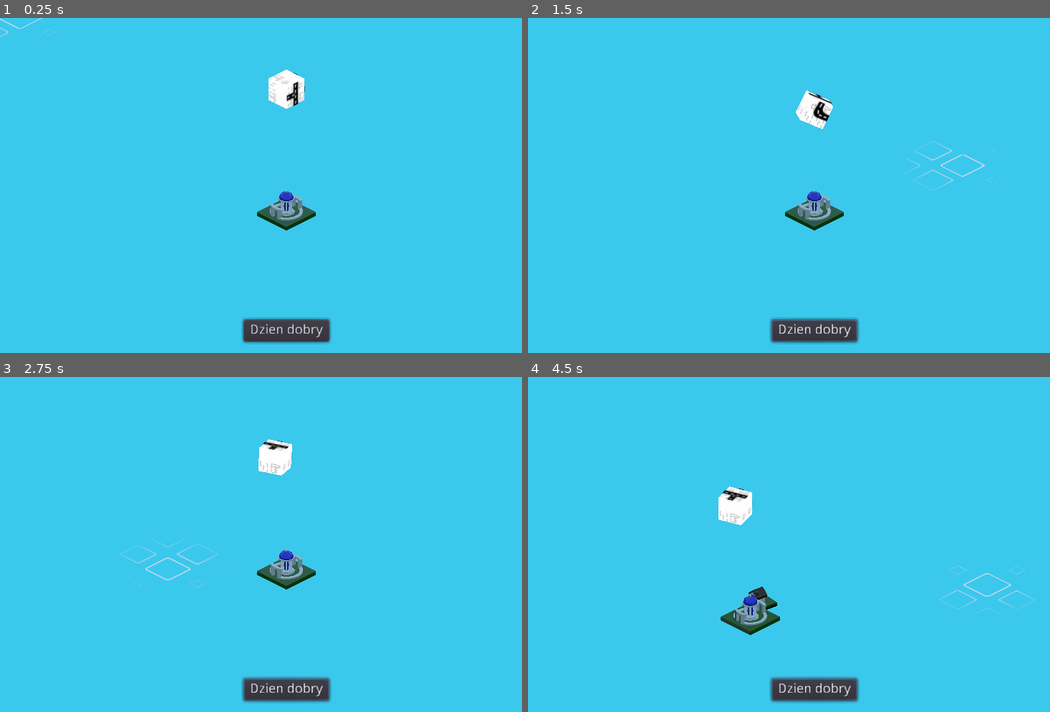
Above: before the commit, frames 1-4 (two rows, left to right).
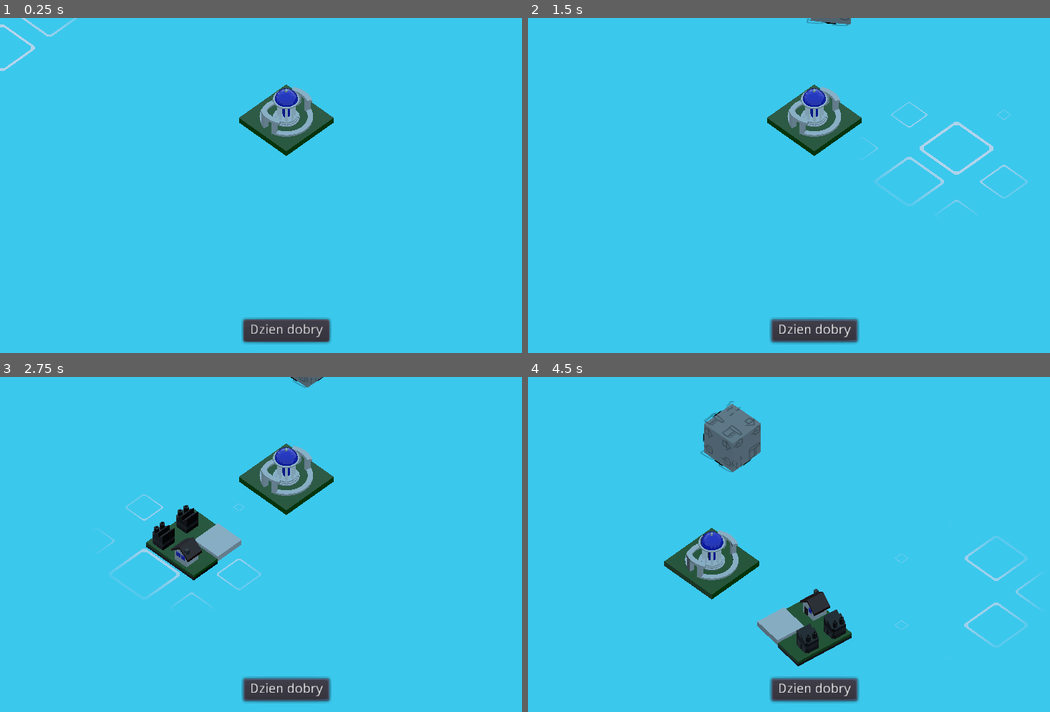
Above: after the commit, the same moments.

Repository: RudyMis/roll-the-dice
Game: Godot game, scene res://scenes/grid.tscn
Same seed, same stepped clock (60 frames per second), same inputs: the game is played once before the commit and once after it.
Inputs (mouse positions are in pixels of both pictures, inside the frame that each line leads up to):
- Up to frame 1 (0.25 s): no input
- Up to frame 2 (1.5 s): click "Dzien dobry" at 0.5 s; move the mouse to (940, 168) at 1.27 s; press the mouse at (940, 168) at 1.28 s; hold Right (right) from 1.28 s (still down)
- Up to frame 3 (2.75 s): move the mouse to (172, 561) at 2.02 s; release Right (right) at 2.03 s; release the mouse at (172, 561) at 2.03 s; hold Left (left) from 2.03 s (still down); click (172, 561) at 2.1 s
- Up to frame 4 (4.5 s): move the mouse to (872, 470) at 2.77 s; release Left (left) at 2.78 s; hold Right mouse button (mouse_right) 2.78-3.53 s; hold Right (right) 2.78-4.28 s; click (872, 470) at 3.05 s; move the mouse to (783, 611) at 3.52 s; click (783, 611) at 3.6 s; move the mouse to (987, 594) at 4.27 s; press the mouse at (987, 594) at 4.28 s; hold Left (left) from 4.28 s (still down)

The runs differ from the first frame. In frame 1, 3.4% of the frame differs, in the area x 0-64%, y 0-64%; in frame 2, 3.8%; in frame 3, 5.8%; in frame 4, 8.0%, in the area x 26-99%, y 7-87%.

Commit message:
new-dice | coś grywalnego

Diff:
--- a/DiceGuard.gd
+++ /dev/null
@@ -1,27 +0,0 @@
-extends RayCast
-
-signal rolled
-#
-#export (NodePath) var np_dice
-#onready var dice = get_node(np_dice)
-#
-#var last_pos = translation
-#var stop = true
-#
-#func _process(_delta):
-#	translation = dice.translation
-#	var collider = get_collider()
-#	var pos = translation
-#	if collider != null:
-#		if pos.distance_squared_to(last_pos) < 1e-8:
-#			if stop == false:
-##				var colliding = 7 - int(collider.get_name()[5])
-##				print("Wyrzucono: " + String(colliding))
-#				stop = true
-#
-#				# TODO: Choose correct side and pass it into this function
-#				# It needs side node (with 3d sprites)
-#				emit_signal("rolled", SideGenerator.side_to_tile(null))
-#		else:
-#			stop = false
-#	last_pos = pos
--- a/autoload/side_generator.gd
+++ b/autoload/side_generator.gd
@@ -1,7 +1,7 @@
 extends Node
 
 var ps_side = preload("res://scenes/dice/side.tscn")
-var all_types = ["factory", "house", "tree", "water"]
+var all_types = ["factory", "house", "field", "water"]
 var all_dividers = ["road"]
 var divider_chance = 0.5
 var field_directory = "res://scenes/tiles/"
@@ -64,7 +64,6 @@
 	return side
 
 func side_to_tile(side):
-	# TODO: Create tile from side data
 	return load("res://scenes/tiles/house.tscn").instance()
 
 func _ready():
--- a/scenes/DiceController.gd
+++ b/scenes/DiceController.gd
@@ -46,9 +46,9 @@
 	print("Thrown: " + String(colliding))
 	rolling = false
 	timer.stop()
-	# TODO: Choose correct side and pass it into this function
-	# It needs side node (with 3d sprites)
-	emit_signal("rolled", SideGenerator.side_to_tile(null))
+	var side = dice.get_side(str(colliding - 1))
+	print(side)
+	emit_signal("rolled", side.duplicate())
 
 
 func _on_StartLock_timeout():
--- a/scenes/DiceController.tscn
+++ b/scenes/DiceController.tscn
@@ -16,6 +16,7 @@
 [node name="Dice" parent="." instance=ExtResource( 3 )]
 transform = Transform( 1, 0, 0, 0, 1, 0, 0, 0, 1, 0, 2, 0 )
 physics_material_override = SubResource( 3 )
+toss_force = 0.6
 
 [node name="DiceGuard" parent="." instance=ExtResource( 2 )]
 transform = Transform( 0.707107, -0.183239, 0.682952, 0, 0.96584, 0.259139, -0.707107, -0.183239, 0.682952, -63.8958, 108.466, 152.658 )
--- a/scenes/DiceGuard.tscn
+++ b/scenes/DiceGuard.tscn
@@ -1,6 +1,4 @@
-[gd_scene load_steps=2 format=2]
-
-[ext_resource path="res://DiceGuard.gd" type="Script" id=1]
+[gd_scene format=2]
 
 [node name="DiceGuard" type="RayCast"]
 cast_to = Vector3( 0, -4, 0 )
@@ -9,4 +7,3 @@
 collide_with_bodies = false
 debug_shape_custom_color = Color( 1, 0, 0, 1 )
 debug_shape_thickness = 4
-script = ExtResource( 1 )
--- a/scenes/TileAdder.gd
+++ b/scenes/TileAdder.gd
@@ -12,8 +12,8 @@
 onready var start_transform = transform
 
 onready var move_tween = $MoveTween
-
 onready var rotate_tween = $RotateTween
+onready var nice_grid = $nice_grid
 
 func _ready():
 	tiles.append( Vector2(0, 0) )
@@ -47,7 +47,7 @@
 		target_transform.origin = current_tile.transform.origin
 		current_tile.transform = start_transform.interpolate_with(target_transform, weight)
 
-func _input(event):
+func _input(_event):
 	if Input.is_action_just_pressed("left") and current_tile:
 		start_transform = current_tile.transform
 		target_transform = target_transform.rotated(Vector3.UP, -PI / 2)
@@ -69,6 +69,8 @@
 			current_tile.translation = pos
 			tiles.append(Vector2(pos.x, pos.z))
 			current_tile = null
+			if nice_grid:
+				nice_grid.enable_main_tile()
 
 func _process(_delta):
 	var pos = approved_position()
@@ -88,6 +90,8 @@
 	if current_tile != null:
 		print("Rolled before we placed previous tile")
 		return
+	if nice_grid:
+		nice_grid.disable_main_tile()
 	current_tile = tile
 	add_child(current_tile)
 	tile.into_tile()
--- a/scenes/camera.gd
+++ b/scenes/camera.gd
@@ -17,7 +17,7 @@
 func _on_roll_pressed():
 	var dice = dice_controller.get_node("Dice")
 	if dice and dice.is_class("Dice"):
-		var dice_target_position = viewport_to_map(get_viewport().size * Vector2(0.5, 0.5))
+		var dice_target_position = viewport_to_map(get_viewport().size * Vector2(0.5, 0.75))
 
 		if dice_target_position:
 			dice_controller.roll(Vector3.UP + (dice_target_position - dice.transform.origin) / 10)
--- a/scenes/camera.tscn
+++ b/scenes/camera.tscn
@@ -19,9 +19,9 @@
 custom_constants/margin_bottom = 20
 
 [node name="Button" type="Button" parent="CanvasLayer/MarginContainer"]
-margin_left = 467.0
+margin_left = 435.0
 margin_top = 540.0
-margin_right = 556.0
+margin_right = 589.0
 margin_bottom = 580.0
 rect_min_size = Vector2( 40, 40 )
 size_flags_horizontal = 4
--- a/scenes/dice/dice.gd
+++ b/scenes/dice/dice.gd
@@ -18,6 +18,12 @@
 	apply_central_impulse(impulse)
 	apply_torque_impulse(rot)
 
+func get_side(nr: String):
+	var side = $visual_sides.get_node(nr)
+	if side.get_child_count() > 0:
+		return side.get_children()[0]
+	return null
+
 func _ready():
 	for side in $visual_sides.get_children():
 		var new_side = SideGenerator.create_side()
--- a/scenes/dice/dice.tscn
+++ b/scenes/dice/dice.tscn
@@ -1,13 +1,10 @@
-[gd_scene load_steps=7 format=2]
+[gd_scene load_steps=6 format=2]
 
 [ext_resource path="res://assets/models/cube_template.obj" type="ArrayMesh" id=1]
 [ext_resource path="res://scenes/dice/dice.gd" type="Script" id=2]
 
 [sub_resource type="PhysicsMaterial" id=3]
 bounce = 0.2
-
-[sub_resource type="SpatialMaterial" id=6]
-flags_unshaded = true
 
 [sub_resource type="ConvexPolygonShape" id=5]
 points = PoolVector3Array( 1, 1, 1, 1, 1, -1, -1, 1, 1, 1, -1, 1, 1, -1, -1, -1, 1, -1, -1, -1, 1, -1, -1, -1 )
@@ -23,7 +20,7 @@
 [node name="Cube" type="MeshInstance" parent="."]
 transform = Transform( 0.3, 0, 0, 0, 0.3, 0, 0, 0, 0.3, 0, 0, 0 )
 mesh = ExtResource( 1 )
-material/0 = SubResource( 6 )
+material/0 = null
 
 [node name="CollisionShape" type="CollisionShape" parent="."]
 transform = Transform( 0.3, 0, 0, 0, 0.3, 0, 0, 0, 0.3, 0, 0, 0 )
@@ -90,16 +87,16 @@
 transform = Transform( 0.5, 0, 0, 0, -2.18557e-08, -0.5, 0, 0.5, -2.18557e-08, 0, 0, 0.21 )
 
 [node name="1" type="Spatial" parent="visual_sides"]
-transform = Transform( -2.18557e-08, -0.5, 0, 0.5, -2.18557e-08, 0, 0, 0, 0.5, -0.21, 0, 0 )
+transform = Transform( -2.18557e-08, 0.5, 0, -0.5, -2.18557e-08, 0, 0, 0, 0.5, 0.21, 0, 2.98023e-08 )
 
 [node name="2" type="Spatial" parent="visual_sides"]
+transform = Transform( -0.5, 4.37114e-08, 0, -4.37114e-08, -0.5, 0, 0, 0, 0.5, 0, -0.21, 0 )
+
+[node name="3" type="Spatial" parent="visual_sides"]
 transform = Transform( 0.5, 0, 0, 0, 0.5, 0, 0, 0, 0.5, 0, 0.21, 2.98023e-08 )
 
-[node name="3" type="Spatial" parent="visual_sides"]
-transform = Transform( -0.5, 4.37114e-08, 0, -4.37114e-08, -0.5, 0, 0, 0, 0.5, 0, -0.21, 0 )
-
 [node name="4" type="Spatial" parent="visual_sides"]
-transform = Transform( -2.18557e-08, 0.5, 0, -0.5, -2.18557e-08, 0, 0, 0, 0.5, 0.21, 0, 2.98023e-08 )
+transform = Transform( -2.18557e-08, -0.5, 0, 0.5, -2.18557e-08, 0, 0, 0, 0.5, -0.21, 0, 0 )
 
 [node name="5" type="Spatial" parent="visual_sides"]
 transform = Transform( 0.5, 0, 0, 0, -2.18557e-08, 0.5, 0, -0.5, -2.18557e-08, 0, 0, -0.21 )
--- a/scenes/dice/side.gd
+++ b/scenes/dice/side.gd
@@ -6,5 +6,11 @@
 		field.transform = node.transform
 		add_child(field)
 
+func into_tile():
+	for child in get_children():
+		if not child is Tile:
+			continue
+		child.into_tile()
+
 func _ready():
 	pass # Replace with function body.
--- a/scenes/dice/side.tscn
+++ b/scenes/dice/side.tscn
@@ -10,10 +10,10 @@
 [node name="0" type="Spatial" parent="dummies"]
 
 [node name="1" type="Spatial" parent="dummies"]
-transform = Transform( 1, 0, 0, 0, 1, 0, 0, 0, 1, 0, 0, -0.4 )
+transform = Transform( 1, 0, 0, 0, 1, 0, 0, 0, 1, 0, 0, -0.5 )
 
 [node name="2" type="Spatial" parent="dummies"]
-transform = Transform( 1, 0, 0, 0, 1, 0, 0, 0, 1, 0.4, 0, -0.4 )
+transform = Transform( 1, 0, 0, 0, 1, 0, 0, 0, 1, 0.5, 0, -0.5 )
 
 [node name="3" type="Spatial" parent="dummies"]
-transform = Transform( 1, 0, 0, 0, 1, 0, 0, 0, 1, 0.4, 0, 0 )
+transform = Transform( 1, 0, 0, 0, 1, 0, 0, 0, 1, 0.5, 0, 0 )
--- a/scenes/grid.tscn
+++ b/scenes/grid.tscn
@@ -1,19 +1,18 @@
-[gd_scene load_steps=7 format=2]
+[gd_scene load_steps=6 format=2]
 
 [ext_resource path="res://scenes/DiceController.tscn" type="PackedScene" id=1]
 [ext_resource path="res://scenes/tiles/oracle.tscn" type="PackedScene" id=2]
 [ext_resource path="res://scenes/camera.tscn" type="PackedScene" id=3]
 [ext_resource path="res://scenes/TileAdder.gd" type="Script" id=4]
 [ext_resource path="res://scenes/nice_grid.tscn" type="PackedScene" id=7]
-[ext_resource path="res://scenes/nice_grid.gd" type="Script" id=8]
 
 [node name="grid" type="Spatial"]
 script = ExtResource( 4 )
 
 [node name="Camera" parent="." instance=ExtResource( 3 )]
-transform = Transform( 0.707107, -0.353553, 0.612372, 0, 0.866025, 0.5, -0.707107, -0.353553, 0.612372, 4, 4, 4 )
+transform = Transform( 0.707107, -0.5, 0.5, 0, 0.707107, 0.707107, -0.707107, -0.5, 0.5, 4, 4.22513, 4 )
 projection = 1
-size = 8.0
+size = 5.0
 speed = -0.01
 np_dice_controller = NodePath("../DiceController")
 
@@ -23,7 +22,6 @@
 
 [node name="nice_grid" parent="." instance=ExtResource( 7 )]
 transform = Transform( 0.5, 0, 0, 0, 0.5, 0, 0, 0, 0.5, 0, 0.06, 0 )
-script = ExtResource( 8 )
 
 [node name="Tween" type="Tween" parent="nice_grid"]
 
--- a/scenes/nice_grid.gd
+++ b/scenes/nice_grid.gd
@@ -3,9 +3,21 @@
 var last_pos = Vector3(0, 0, 0)
 const plane  = Plane(Vector3(0, 1, 0), 0)
 
+export (NodePath) var np_main_tile
 export var transition_speed = 0.1
 
-func _process(delta):
+onready var main_tile = get_node(np_main_tile)
+
+
+func disable_main_tile():
+	if main_tile:
+		main_tile.visible = false
+
+func enable_main_tile():
+	if main_tile:
+		main_tile.visible = true
+
+func _process(_delta):
 	var pos2d = get_viewport().get_mouse_position()
 	var pos3d = plane.intersects_ray($"../Camera".project_ray_origin(pos2d),$"../Camera".project_ray_normal(pos2d))
 	if (pos3d != null):
--- a/scenes/nice_grid.tscn
+++ b/scenes/nice_grid.tscn
@@ -1,6 +1,7 @@
-[gd_scene load_steps=3 format=2]
+[gd_scene load_steps=4 format=2]
 
 [ext_resource path="res://scenes/grid_shader_material.tres" type="Material" id=1]
+[ext_resource path="res://scenes/nice_grid.gd" type="Script" id=2]
 
 [sub_resource type="ArrayMesh" id=2]
 resource_name = "Cube"
@@ -18,6 +19,8 @@
 }
 
 [node name="nice_grid" type="Spatial"]
+script = ExtResource( 2 )
+np_main_tile = NodePath("movable_segment/Cube")
 
 [node name="movable_segment" type="Spatial" parent="."]
 
--- /dev/null
+++ b/scenes/tiles/anim.gd
@@ -0,0 +1,14 @@
+extends AnimationPlayer
+
+
+# Declare member variables here. Examples:
+# var a = 2
+# var b = "text"
+
+
+func _ready():
+	play("wheat_dancing")
+
+# Called every frame. 'delta' is the elapsed time since the previous frame.
+#func _process(delta):
+#	pass
--- a/scenes/tiles/factory.tscn
+++ b/scenes/tiles/factory.tscn
@@ -66,7 +66,7 @@
 script = ExtResource( 5 )
 
 [node name="mesh" type="MeshInstance" parent="."]
-transform = Transform( 40, 0, 0, 0, 40, 0, 0, 0, 40, 0, 0, 0 )
+transform = Transform( 50, 0, 0, 0, 50, 0, 0, 0, 50, 0, 0, 0 )
 mesh = SubResource( 1 )
 material/0 = null
 material/1 = null
--- a/scenes/tiles/field.tscn
+++ b/scenes/tiles/field.tscn
@@ -1,9 +1,10 @@
-[gd_scene load_steps=8 format=2]
+[gd_scene load_steps=9 format=2]
 
 [ext_resource path="res://assets/models/tiles/field.material" type="Material" id=1]
 [ext_resource path="res://assets/models/tiles/dirt.material" type="Material" id=2]
 [ext_resource path="res://scenes/tiles/tile.gd" type="Script" id=3]
 [ext_resource path="res://assets/sprites/tree1.png" type="Texture" id=4]
+[ext_resource path="res://scenes/tiles/anim.gd" type="Script" id=5]
 
 [sub_resource type="ArrayMesh" id=1]
 resource_name = "Cube.011"
@@ -133,51 +134,52 @@
 [node name="mesh" type="Spatial" parent="."]
 
 [node name="wheat_1" type="MeshInstance" parent="mesh"]
-transform = Transform( 39.3923, 6.94592, 0, -6.94592, 39.3923, 0, 0, 0, 40, -0.247562, -8.94383e-05, 0.269049 )
+transform = Transform( 49.4086, -7.66761, 0, 7.66761, 49.4086, 0, 0, 0, 50, -0.247562, -8.94383e-05, 0.269049 )
 mesh = SubResource( 1 )
 skeleton = NodePath("../..")
 material/0 = null
 
 [node name="wheat_2" type="MeshInstance" parent="mesh"]
-transform = Transform( 39.8168, 3.82323, 0, -3.82323, 39.8168, 0, 0, 0, 40, -0.189509, -8.94085e-05, 0.0951284 )
+transform = Transform( 49.5761, -6.4971, 0, 6.4971, 49.5761, 0, 0, 0, 50, -0.189509, -8.94085e-05, 0.0951284 )
 mesh = SubResource( 1 )
 skeleton = NodePath("../..")
 material/0 = null
 
 [node name="wheat_3" type="MeshInstance" parent="mesh"]
-transform = Transform( 39.3923, -6.94592, 0, 6.94592, 39.3923, 0, 0, 0, 40, -0.174135, -8.93787e-05, 0.202462 )
+transform = Transform( 49.4086, 7.66761, 0, -7.66761, 49.4086, 0, 0, 0, 50, -0.174135, -8.93787e-05, 0.202462 )
 mesh = SubResource( 1 )
 skeleton = NodePath("../..")
 material/0 = null
 
 [node name="wheat_6" type="MeshInstance" parent="mesh"]
-transform = Transform( 39.7435, 4.52247, 0, -4.52247, 39.7435, 0, 0, 0, 40, -0.111939, -8.94681e-05, 0.320846 )
+transform = Transform( 49.9506, -2.22136, 0, 2.22136, 49.9506, 0, 0, 0, 50, -0.111939, -8.94681e-05, 0.320846 )
 mesh = SubResource( 1 )
 skeleton = NodePath("../..")
 material/0 = null
 
 [node name="wheat_4" type="MeshInstance" parent="mesh"]
-transform = Transform( 39.7435, -4.52248, 0, 4.52248, 39.7435, 0, 0, 0, 40, -0.0472859, -8.94383e-05, 0.103177 )
+transform = Transform( 49.3544, 8.00879, 0, -8.00879, 49.3544, 0, 0, 0, 50, -0.0472859, -8.94383e-05, 0.103177 )
 mesh = SubResource( 1 )
 skeleton = NodePath("../..")
 material/0 = null
 
 [node name="wheat_5" type="MeshInstance" parent="mesh"]
-transform = Transform( 39.7124, -4.78815, 0, 4.78815, 39.7124, 0, 0, 0, 40, -0.00614567, -8.94532e-05, 0.27533 )
+transform = Transform( 49.8933, 3.2646, 0, -3.2646, 49.8933, 0, 0, 0, 50, -0.00614567, -8.94532e-05, 0.27533 )
 mesh = SubResource( 1 )
 skeleton = NodePath("../..")
 material/0 = null
 
 [node name="field" type="MeshInstance" parent="mesh"]
-transform = Transform( 40, 0, 0, 0, 40, 0, 0, 0, 40, 0.005, 0, -0.005 )
+transform = Transform( 50, 0, 0, 0, 50, 0, 0, 0, 50, 0.005, 0, -0.005 )
 mesh = SubResource( 2 )
 skeleton = NodePath("../..")
 material/0 = null
 material/1 = null
 
 [node name="anim" type="AnimationPlayer" parent="mesh"]
-root_node = NodePath("../..")
+reset_on_save = false
 anims/wheat_dancing = SubResource( 3 )
+script = ExtResource( 5 )
 
 [node name="sprite" type="Sprite3D" parent="."]
 transform = Transform( -0.08, -6.99382e-09, -3.0571e-16, 0, -3.49691e-09, 0.08, -6.99382e-09, 0.08, 3.49691e-09, 0, 0, 0 )
--- a/scenes/tiles/water.tscn
+++ b/scenes/tiles/water.tscn
@@ -24,7 +24,7 @@
 script = ExtResource( 2 )
 
 [node name="mesh" type="MeshInstance" parent="."]
-transform = Transform( 40, 0, 0, 0, 40, 0, 0, 0, 40, 0.005, 0, -0.005 )
+transform = Transform( 50, 0, 0, 0, 50, 0, 0, 0, 50, 0.005, 0, -0.005 )
 mesh = SubResource( 1 )
 material/0 = null
 
